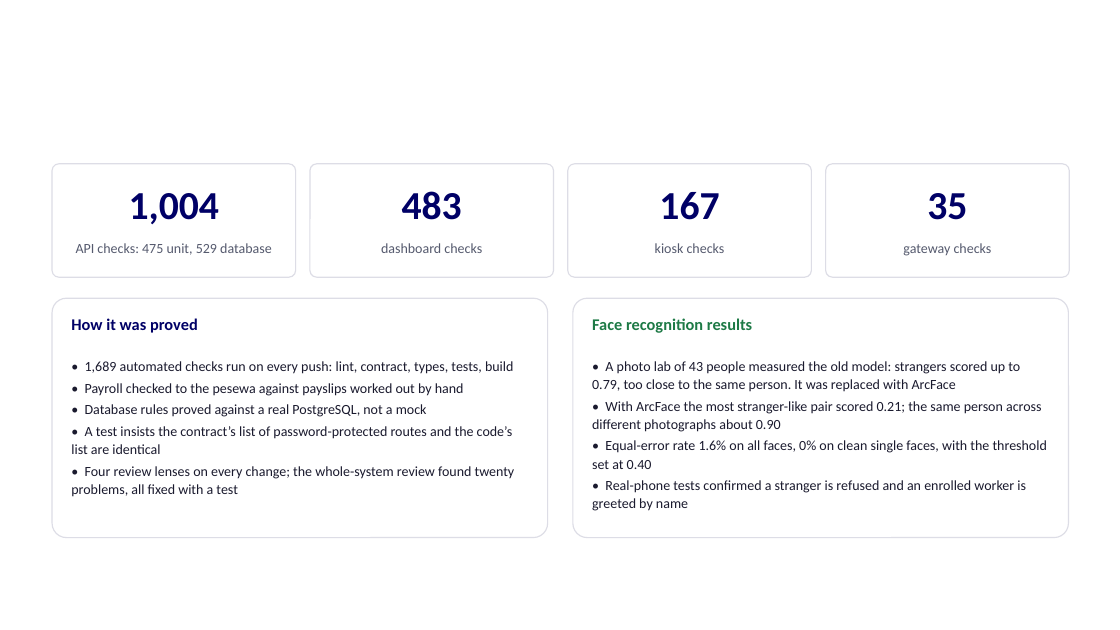
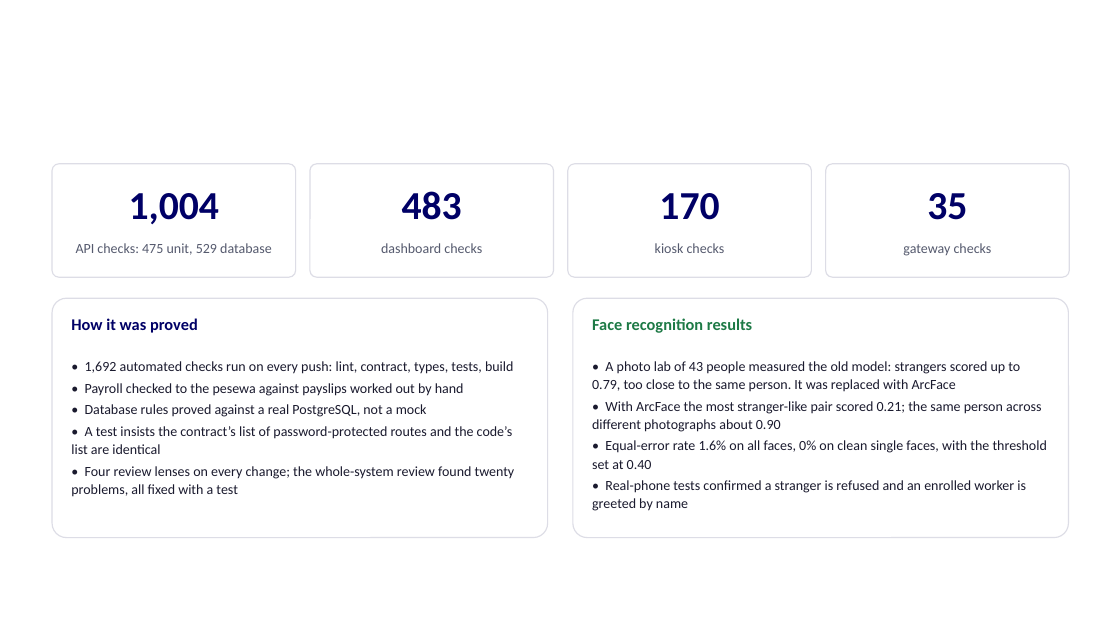
Before and after one commit to TEAM-DEVV/samtec-security-system, a slide deck: slide 19 of docs/guides/SAMTEC-defence-slides.pptx. Drawn at 1120x630 pixels with LibreOffice and Linux fonts; fonts in the diff are those of the drawing; background and template pictures are left out. Boxes give left, top, right and bottom in pixels: in the first picture for what was removed or moved away, otherwise in the second. Text is boxed around its words. In the diff, an @@ line names an element or a change of style, - is before the commit and + after.

Commit message:
docs: kiosk checks are 170 after the cancel-path tests

```diff
--- a/docs/guides/SAMTEC-defence-slides.pptx
+++ b/docs/guides/SAMTEC-defence-slides.pptx
@@ text at <box>659,193,719,220</box>: text changed @@
-167
+170
@@ text at <box>85,361,513,374</box>: text changed @@
-• 1,689 automated checks run on every push: lint, contract, types, tests, build
+• 1,692 automated checks run on every push: lint, contract, types, tests, build
```
Also in this commit, not shown: 1 other file.
